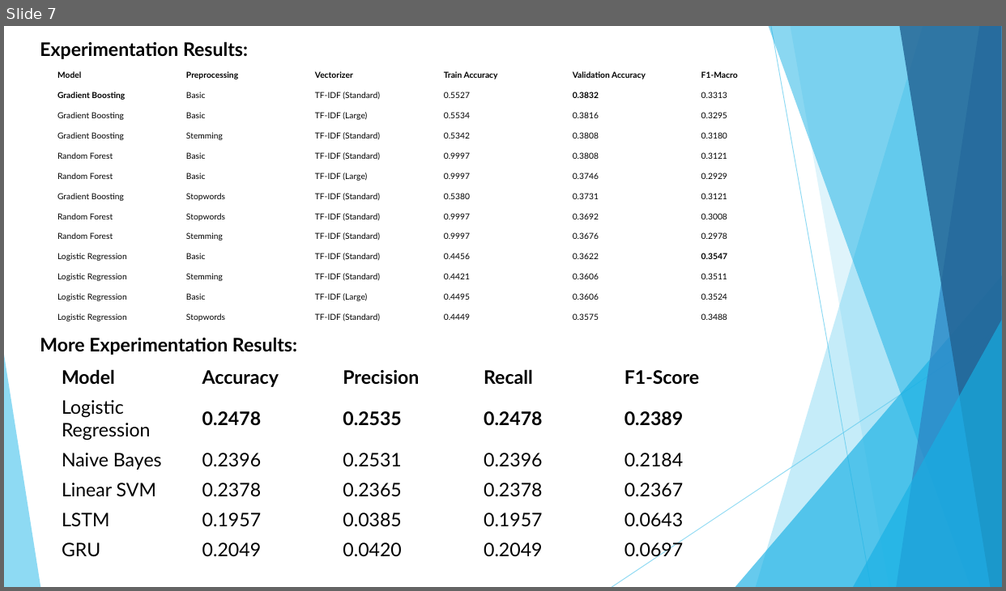
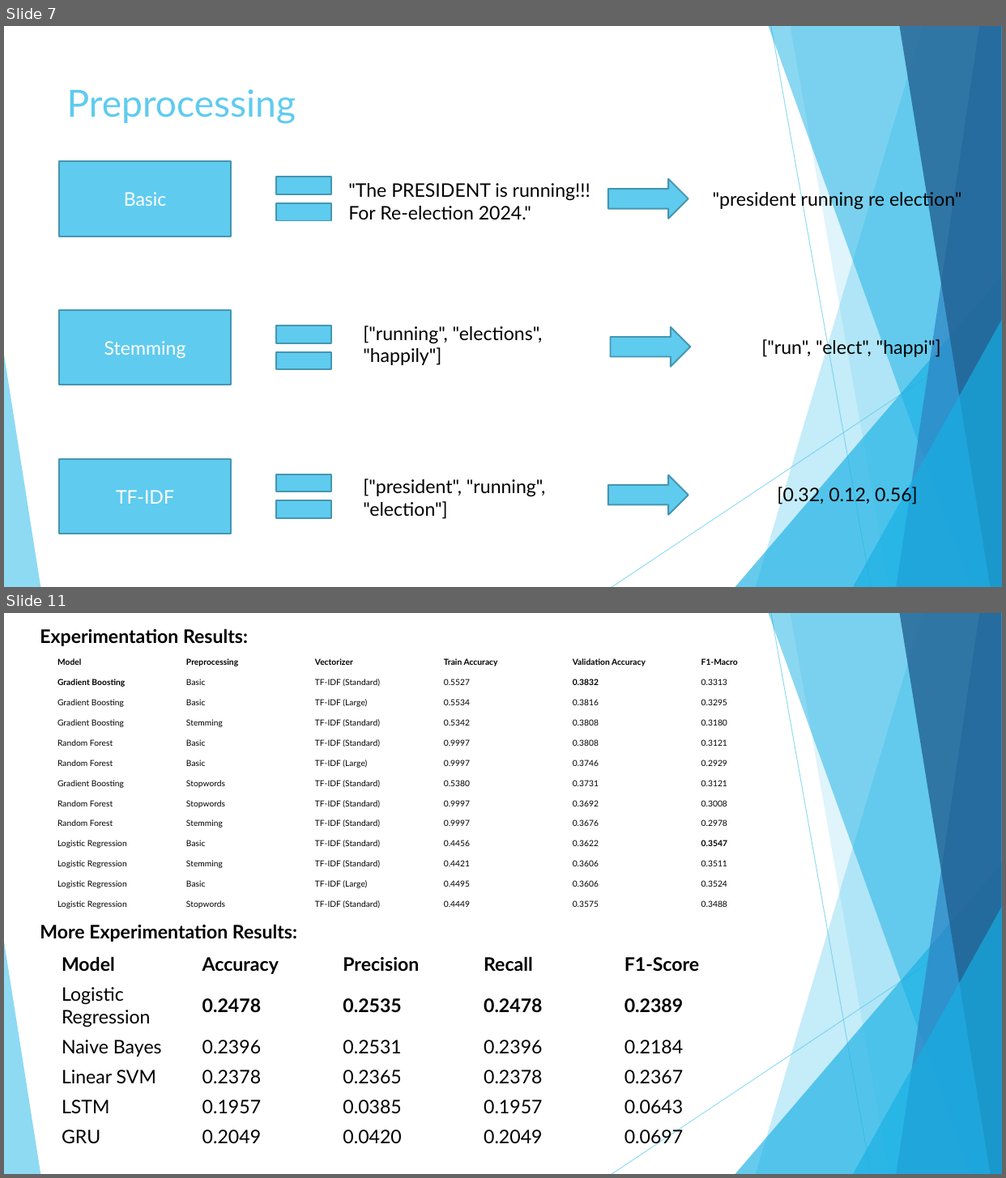
Before and after one commit to MohammedRaghib/Capstone-Project-ML2, a slide deck: Imposter.pptx. Shown one above the other, each under a label of ours: slide 7 before the commit, slides 7 and 11 after it; the slides between them are not shown. The pictures are 1006x591 and 1006x1178 pixels, drawn with LibreOffice and Linux fonts; fonts in the diff are those of the drawing. Boxes give left, top, right and bottom in pixels: in the first picture for what was removed or moved away, otherwise in the second. Text is boxed around its words. In the diff, an @@ line names an element or a change of style, - is before the commit and + after.

```diff
--- a/Imposter.pptx
+++ b/Imposter.pptx
@@ slide 7 added at box(4, 26, 1002, 587), background #FFFFFF; not listed: 10 template elements that a slide beside it also shows @@
@@ title added at box(67, 89, 296, 124), 36 pt, text #5FCBEF @@
+Preprocessing
@@ rectangle added at box(59, 161, 231, 237), fill #5FCBEF, outline #4696B1 1.5 pt, 18 pt, text #FFFFFF @@
+Basic
@@ math equal added at box(266, 161, 342, 237), fill #5FCBEF, outline #4696B1 1.5 pt @@
@@ text added at box(348, 183, 590, 220), 18 pt, text #000000 @@
+"The PRESIDENT is running!!! For Re-election 2024."
@@ right arrow added at box(608, 179, 688, 219), fill #5FCBEF, outline #4696B1 1.5 pt @@
@@ text added at box(713, 190, 961, 211), 18 pt, text #000000 @@
+"president running re election"
@@ rectangle added at box(59, 310, 231, 386), fill #5FCBEF, outline #4696B1 1.5 pt, 18 pt, text #FFFFFF @@
+Stemming
@@ math equal added at box(266, 310, 342, 386), fill #5FCBEF, outline #4696B1 1.5 pt @@
@@ text added at box(363, 326, 543, 365), 18 pt, text #000000 @@
+["running", "elections", "happily"]
@@ right arrow added at box(611, 327, 691, 367), fill #5FCBEF, outline #4696B1 1.5 pt @@
@@ text added at box(761, 337, 941, 358), 18 pt, text #000000 @@
+["run", "elect", "happi"]
@@ rectangle added at box(59, 459, 231, 535), fill #5FCBEF, outline #4696B1 1.5 pt, 18 pt, text #FFFFFF @@
+TF-IDF
@@ math equal added at box(266, 459, 342, 535), fill #5FCBEF, outline #4696B1 1.5 pt @@
@@ text added at box(363, 479, 545, 519), 18 pt, text #000000 @@
+["president", "running", "election"]
@@ right arrow added at box(608, 476, 688, 515), fill #5FCBEF, outline #4696B1 1.5 pt @@
@@ text added at box(777, 485, 918, 506), 18 pt, text #000000 @@
+[0.32, 0.12, 0.56]
@@ what was slide 7 is now slide 11 @@
```
Also in this commit, not shown: 5 other slides added, 1 slide removed.
